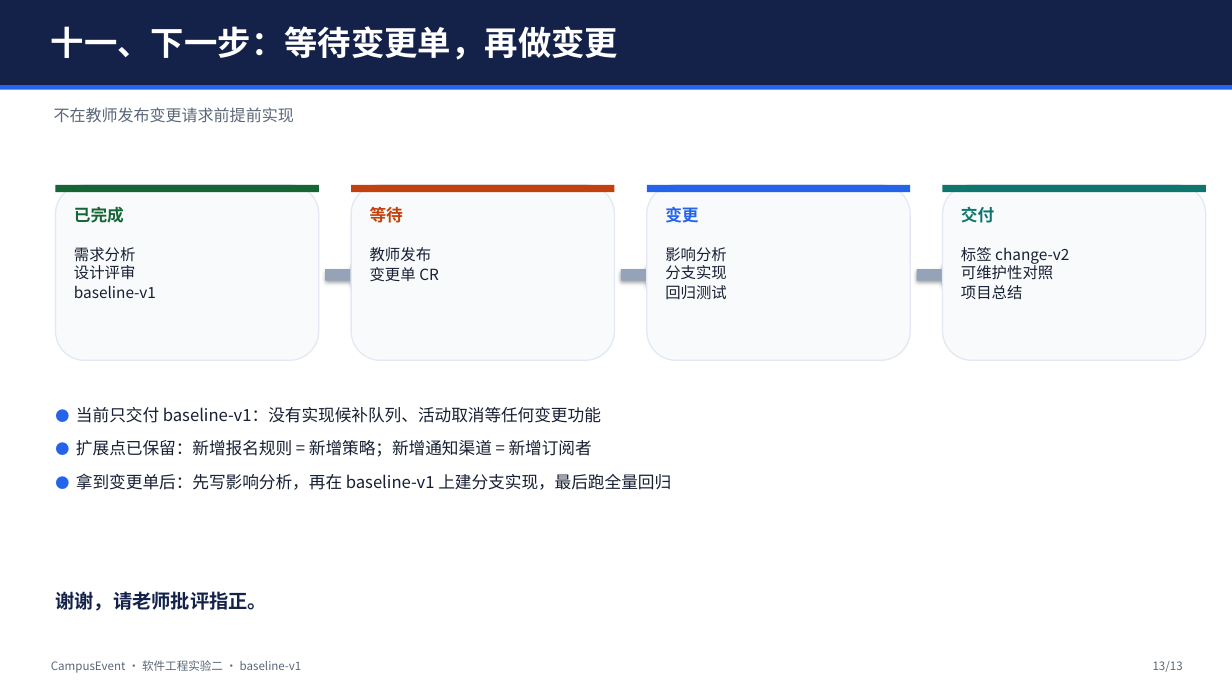
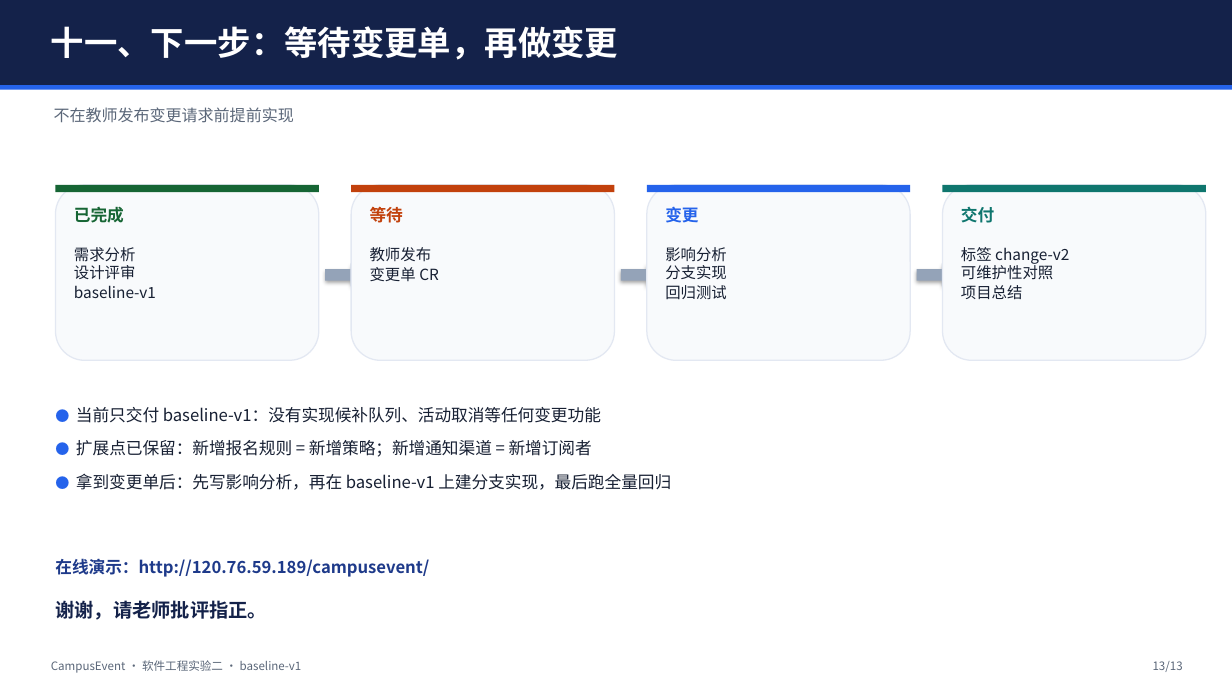
Before and after one commit to muke112320/CampusEvent, a slide deck: slide 13 of docs/演示PPT.pptx. Drawn at 1232x693 pixels with LibreOffice and Linux fonts; fonts in the diff are those of the drawing. Boxes give left, top, right and bottom in pixels: in the first picture for what was removed or moved away, otherwise in the second. Text is boxed around its words. In the diff, an @@ line names an element or a change of style, - is before the commit and + after.

```diff
--- a/docs/演示PPT.pptx
+++ b/docs/演示PPT.pptx
@@ text added at <box>55,558,429,577</box>, 13 pt, text #1E3A8A, bold @@
+在线演示：http://120.76.59.189/campusevent/
@@ text "谢谢，请老师批评指正。": place and size @@
-text "谢谢，请老师批评指正。" at <box>55,591,267,611</box>
+text "谢谢，请老师批评指正。" at <box>55,600,267,620</box>
```
Also in this commit, not shown: 3 other slides changed, 12 other files.
